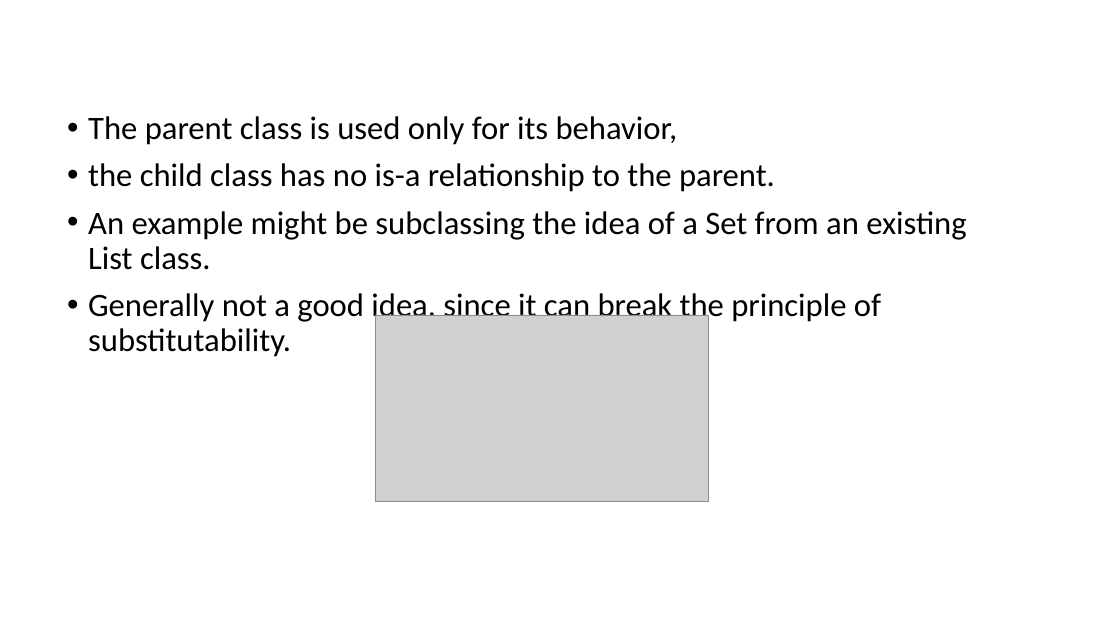
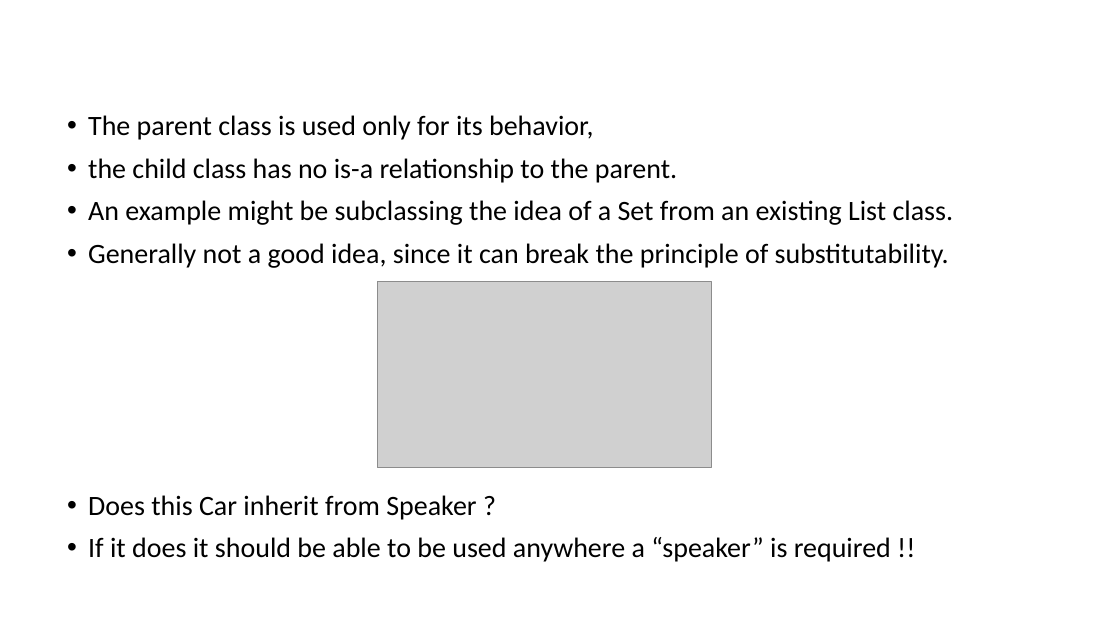
Before and after one commit to gmierzwinski/gmierzwinski.github.io, a slide deck: slide 31 of bishops/cs321/resources/CS321_Lecture_06.ppt. Drawn at 1120x630 pixels with LibreOffice and Linux fonts; fonts in the diff are those of the drawing; grey boxes stand for pictures; background and template pictures are left out. Boxes give left, top, right and bottom in pixels: in the first picture for what was removed or moved away, otherwise in the second. Text is boxed around its words. In the diff, an @@ line names an element or a change of style, - is before the commit and + after.

```diff
--- a/bishops/cs321/resources/CS321_Lecture_06.ppt
+++ b/bishops/cs321/resources/CS321_Lecture_06.ppt
@@ text "The parent class is used ..." at (x1=88, y1=115, x2=954, y2=562): size 28 to 24 pt @@
@@ picture moved from (x1=375, y1=315, x2=709, y2=501) to (x1=377, y1=281, x2=710, y2=468) @@
```
Also in this commit, not shown: 13 other slides changed, 1 other file.
